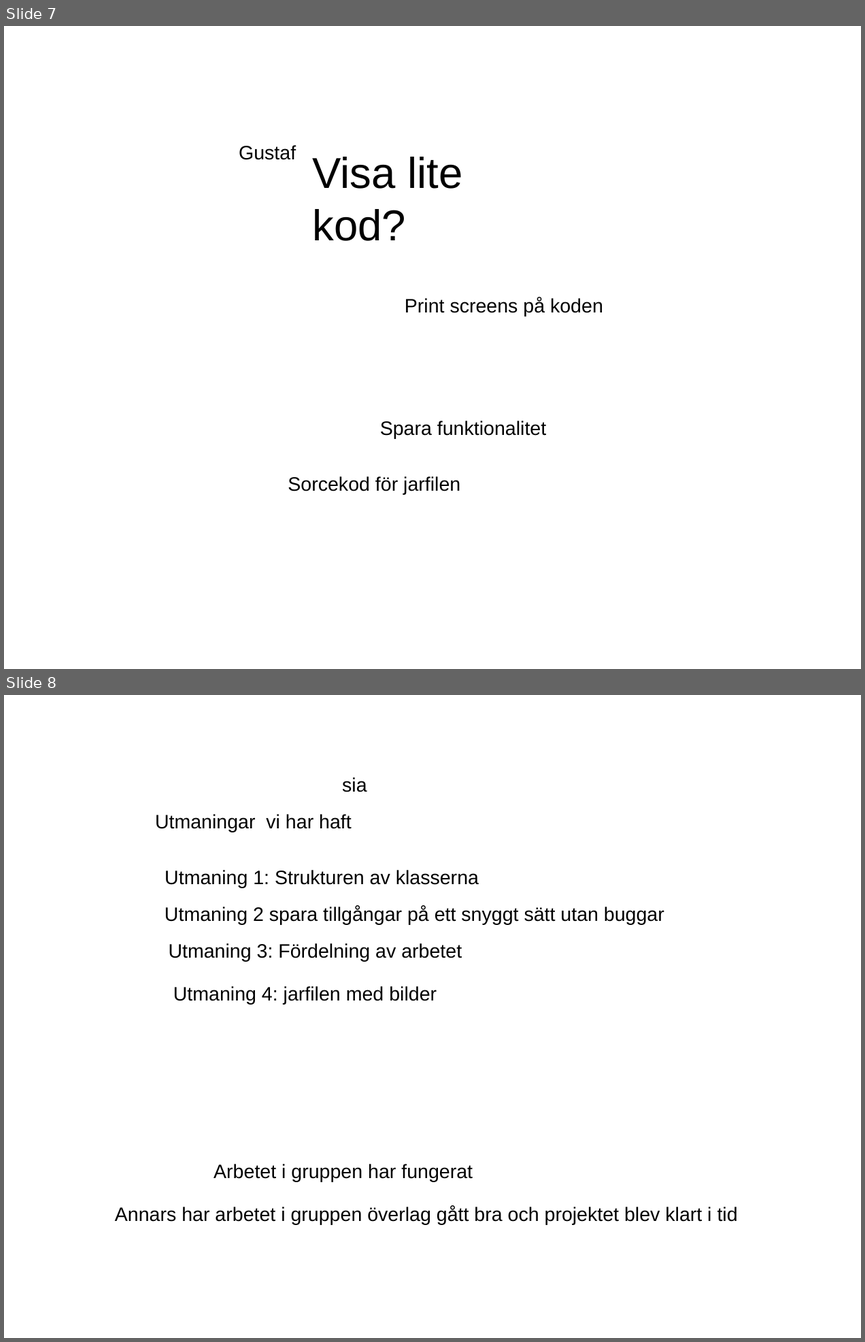
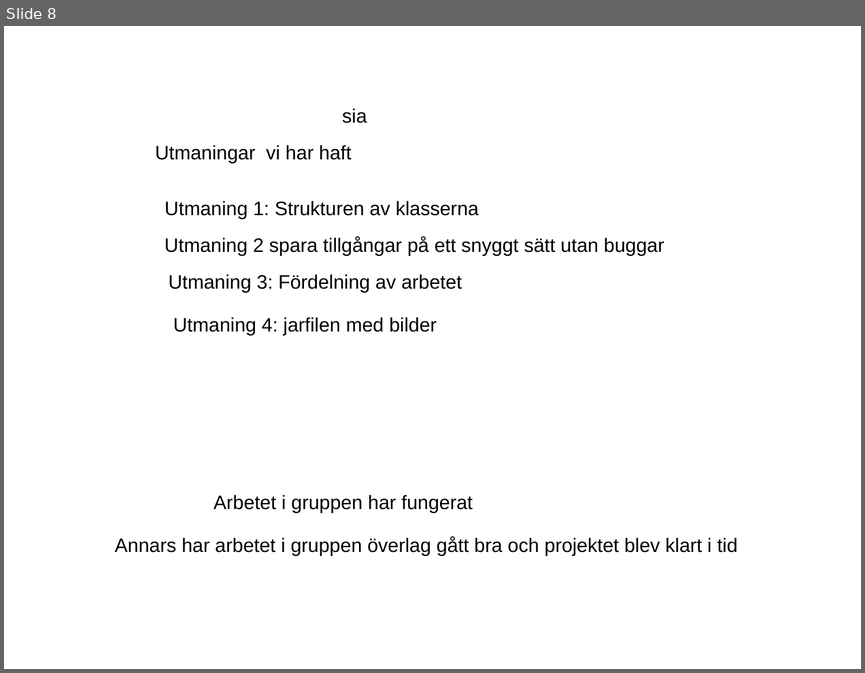
Before and after one commit to Hanicef/teamsassy, a slide deck: documents/Presentation.odp. Shown one above the other, each under a label of ours: slides 7 and 8 before the commit, slide 8 after it. The pictures are 865x1342 and 865x673 pixels, drawn with LibreOffice and Linux fonts; fonts in the diff are those of the drawing; background and template pictures are left out. Boxes give left, top, right and bottom in pixels: in the first picture for what was removed or moved away, otherwise in the second. Text is boxed around its words. In the diff, an @@ line names an element or a change of style, - is before the commit and + after.

Commit message:
Worked on screen oin presentation

```diff
--- a/documents/Presentation.odp
+++ b/documents/Presentation.odp
@@ slide 7 removed at (x1=4, y1=26, x2=861, y2=669), background picture (left out) @@
@@ text removed at (x1=239, y1=145, x2=296, y2=160) @@
-Gustaf
@@ text removed at (x1=312, y1=157, x2=462, y2=241) @@
-Visa lite kod?
@@ text removed at (x1=405, y1=297, x2=603, y2=316) @@
-Print screens på koden
@@ text removed at (x1=380, y1=420, x2=546, y2=438) @@
-Spara funktionalitet
@@ text removed at (x1=288, y1=476, x2=460, y2=495) @@
-Sorcekod för jarfilen
```
Also in this commit, not shown: 1 slide added.
